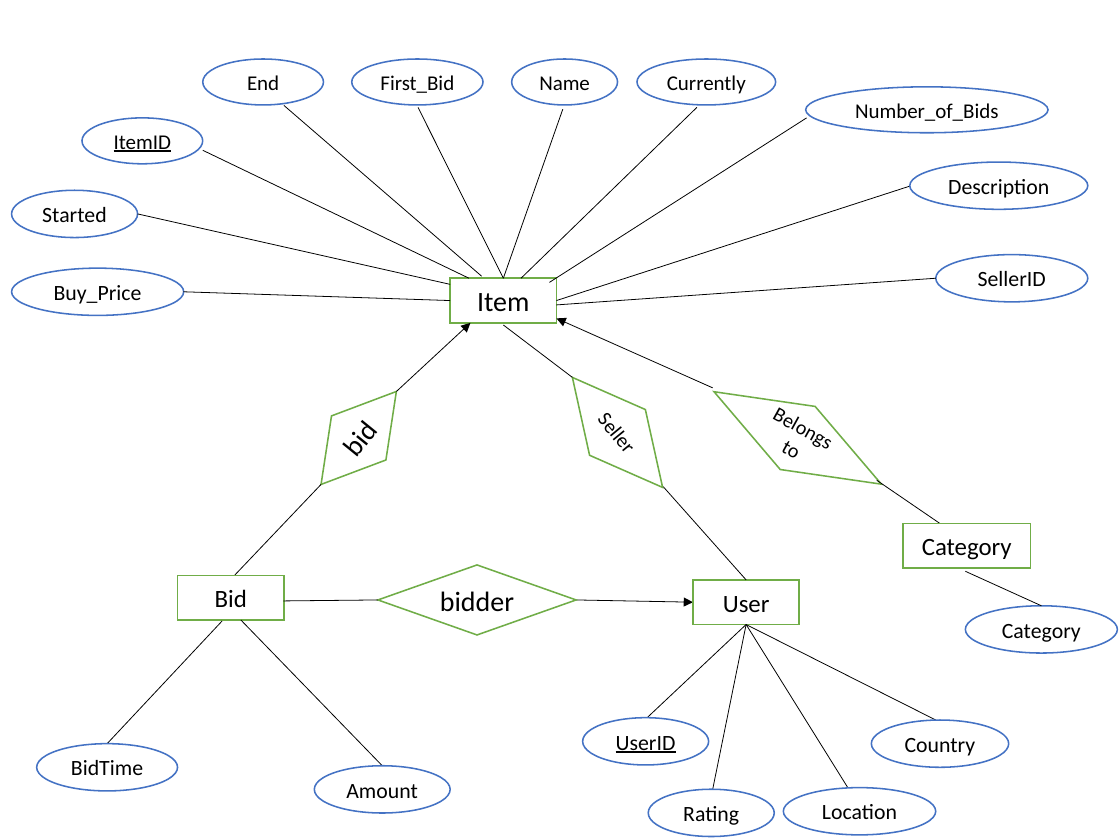
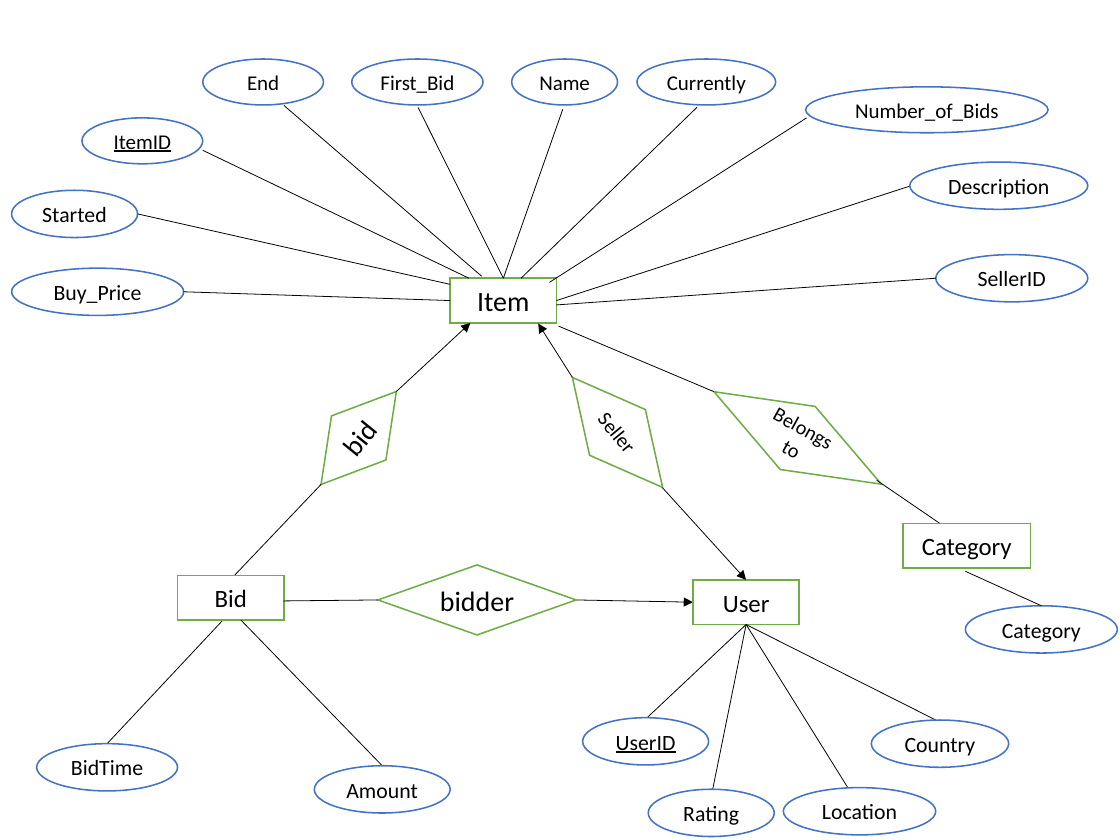
Before and after one commit to leewaymay/cs564, a slide deck: slide 1 of PP1/design.pptx. Drawn at 1120x840 pixels with LibreOffice and Linux fonts; fonts in the diff are those of the drawing. Boxes give left, top, right and bottom in pixels: in the first picture for what was removed or moved away, otherwise in the second. Text is boxed around its words. In the diff, an @@ line names an element or a change of style, - is before the commit and + after.

```diff
--- a/PP1/design.pptx
+++ b/PP1/design.pptx
@@ line moved from (503, 325) - (572, 377) to (572, 377) - (539, 324) @@
@@ line (572, 377) - (539, 324): line to arrow @@
@@ arrow moved from (712, 388) - (557, 318) to (559, 326) - (715, 392) @@
@@ arrow (559, 326) - (715, 392): arrow to line @@
@@ line (662, 487) - (746, 580): line to arrow @@
```
Also in this commit, not shown: 1 other file.
